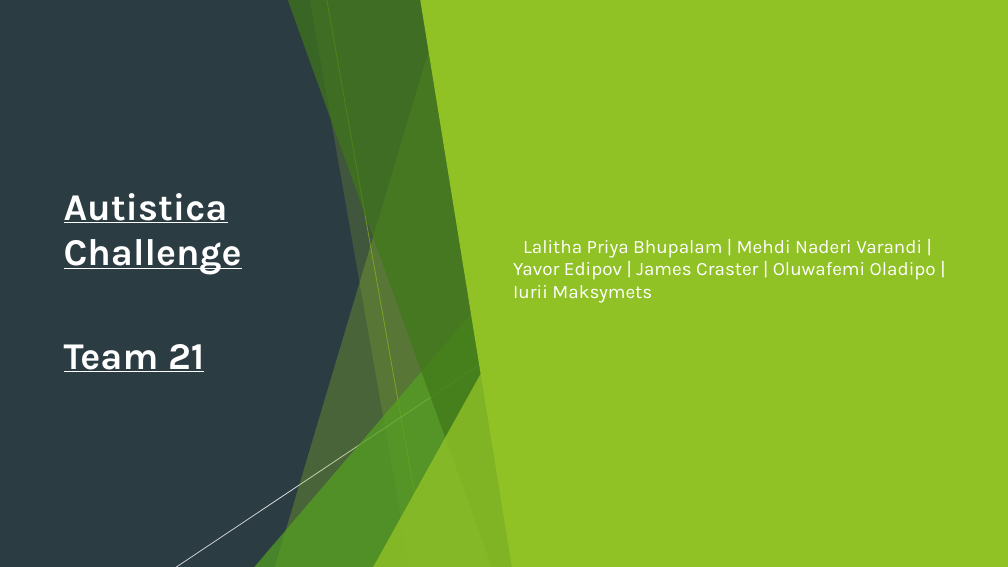
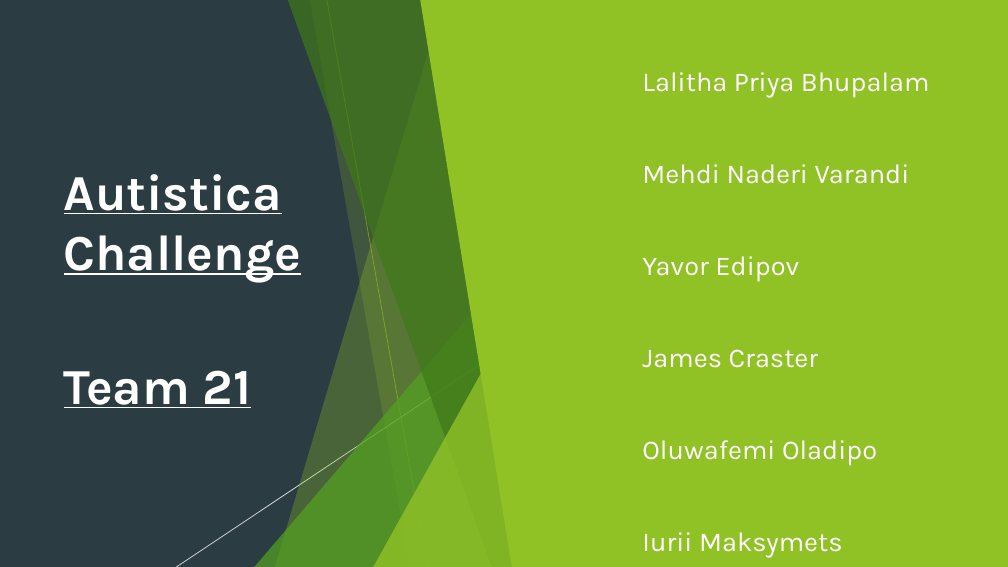
Before and after one commit to London18/team-21, a slide deck: slide 1 of resources/Code for Good - Presentation.pptx. Drawn at 1008x567 pixels with LibreOffice and Linux fonts; fonts in the diff are those of the drawing. Boxes give left, top, right and bottom in pixels: in the first picture for what was removed or moved away, otherwise in the second. Text is boxed around its words. In the diff, an @@ line names an element or a change of style, - is before the commit and + after.

```diff
--- a/resources/Code for Good - Presentation.pptx
+++ b/resources/Code for Good - Presentation.pptx
@@ text "Autistica Challenge" at [64,174,302,408]: size 36 to 48 pt @@
@@ text at [642,72,930,558]: text changed; size 18 to 25.9 pt @@
-▶ Lalitha Priya Bhupalam | Mehdi Naderi Varandi | Yavor Edipov | James Craster | Oluwafemi Oladipo | Iurii Maksymets
+Lalitha Priya Bhupalam
+Mehdi Naderi Varandi
+Yavor Edipov
+James Craster
+Oluwafemi Oladipo
+Iurii Maksymets
```
Also in this commit, not shown: 2 other slides changed, 1 slide added.
